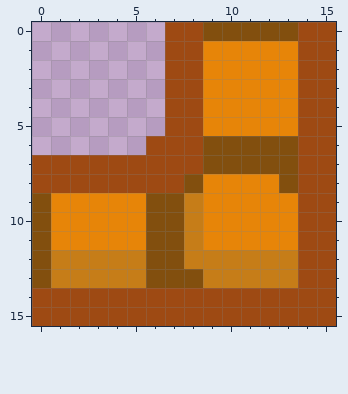
File history of a pixel-art sprite, website/static/game/assets/wood/woodWall_RBL.png. This is how it looked before the edit.
The file is 16x16 pixels.
Now the later version:
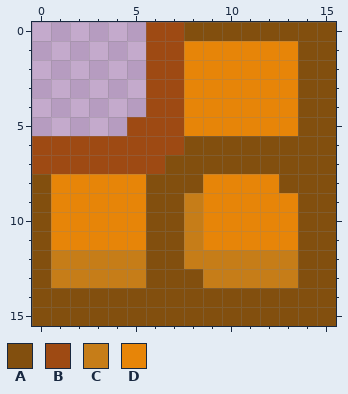
Palette (. is transparent): A #824f0e  B #9e4a13  C #c67d18  D #e78508
What changed:
@@ x 0..15 @@
- 0 .......BBAAAAABB
- 1 .......BBDDDDDBB
- 2 .......BBDDDDDBB
- 3 .......BBDDDDDBB
- 4 .......BBDDDDDBB
- 5 .......BBDDDDDBB
- 6 ......BBBAAAAABB
- 7 BBBBBBBBBAAAAABB
- 8 BBBBBBBBADDDDABB
- 9 ADDDDDAACDDDDDBB
-10 ADDDDDAACDDDDDBB
-11 ADDDDDAACDDDDDBB
-12 ACCCCCAACCCCCCBB
-13 ACCCCCAAACCCCCBB
-14 BBBBBBBBBBBBBBBB
-15 BBBBBBBBBBBBBBBB
+ 0 ......BBAAAAAAAA
+ 1 ......BBDDDDDDAA
+ 2 ......BBDDDDDDAA
+ 3 ......BBDDDDDDAA
+ 4 ......BBDDDDDDAA
+ 5 .....BBBDDDDDDAA
+ 6 BBBBBBBBAAAAAAAA
+ 7 BBBBBBBAAAAAAAAA
+ 8 ADDDDDAAADDDDAAA
+ 9 ADDDDDAACDDDDDAA
+10 ADDDDDAACDDDDDAA
+11 ADDDDDAACDDDDDAA
+12 ACCCCCAACCCCCCAA
+13 ACCCCCAAACCCCCAA
+14 AAAAAAAAAAAAAAAA
+15 AAAAAAAAAAAAAAAA
